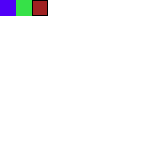
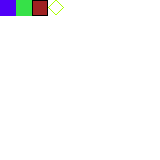
Before/after of a 160 x 160 layered artwork. What changed in the layer stack:
painted on "Background" over bbox(48, 0, 64, 15)
